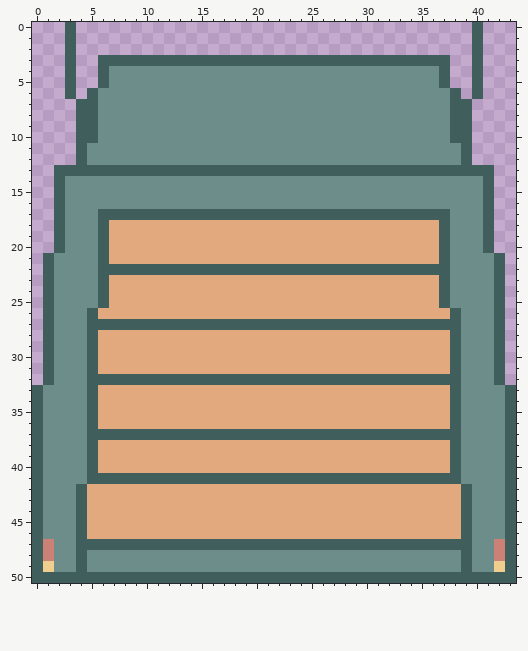
A pixel-art sprite gets an edit: src/art/truck.png. Above, as it was before the edit.
The file is 44x51 pixels.
After:
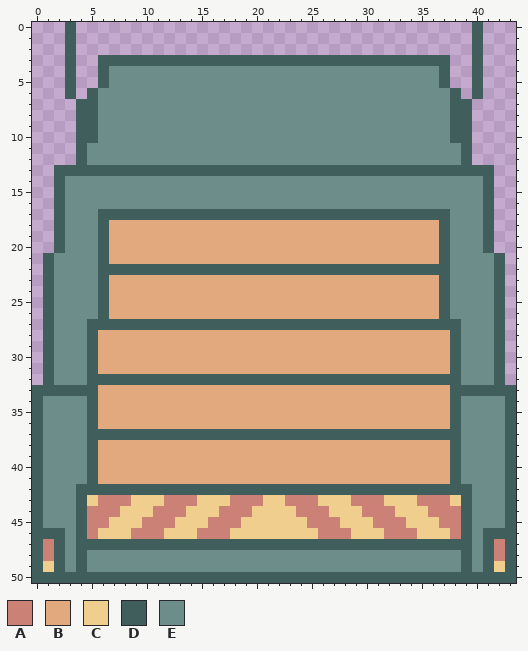
Palette (. is transparent): A #cb8175  B #e2a97e  C #f0cf8e  D #3f5e5c  E #6d8d8a
Changes in this commit:
The edit turns colour B into colour A in row 43 at x 6 to 8, 12 to 14, 18 to 20, 23 to 25, 29 to 31 and 35 to 37; in row 44 at x 5 to 7, 11 to 13, 17 to 19, 24 to 26, 30 to 32 and 36 to 38; in row 45 at x 5 to 6, 10 to 12, 16 to 18, 25 to 27, 31 to 33 and 37 to 38; in row 46 at x 5, 9 to 11, 15 to 17, 26 to 28, 32 to 34 and 38.
The edit turns colour D into colour B in row 41 at x 6 to 37.
The edit turns colour B into colour C in row 43 at x 5, 9 to 11, 15 to 17, 21 to 22, 26 to 28, 32 to 34 and 38; in row 44 at x 8 to 10, 14 to 16, 20 to 23, 27 to 29 and 33 to 35; in row 45 at x 7 to 9, 13 to 15, 19 to 24, 28 to 30 and 34 to 36; in row 46 at x 6 to 8, 12 to 14, 18 to 25, 29 to 31 and 35 to 37.
The edit turns colour B into colour D in row 26 at x 6 and 37; in row 42 at x 5 to 38.
The edit turns colour E into colour D in row 33 at x 1 to 4 and 39 to 42; in row 46 at x 1 to 2 and 41 to 42; in rows 47 to 49 at x 2 and 41.
The edit turns colour D into colour E in row 26 at x 5 and 38.
Pixel boxes of the changes (left, top, right, bottom) in both pictures:
changed: (87, 308, 109, 319)
changed: (439, 308, 461, 319)
changed: (43, 385, 87, 396)
changed: (461, 385, 505, 396)
changed: (43, 473, 505, 572)
